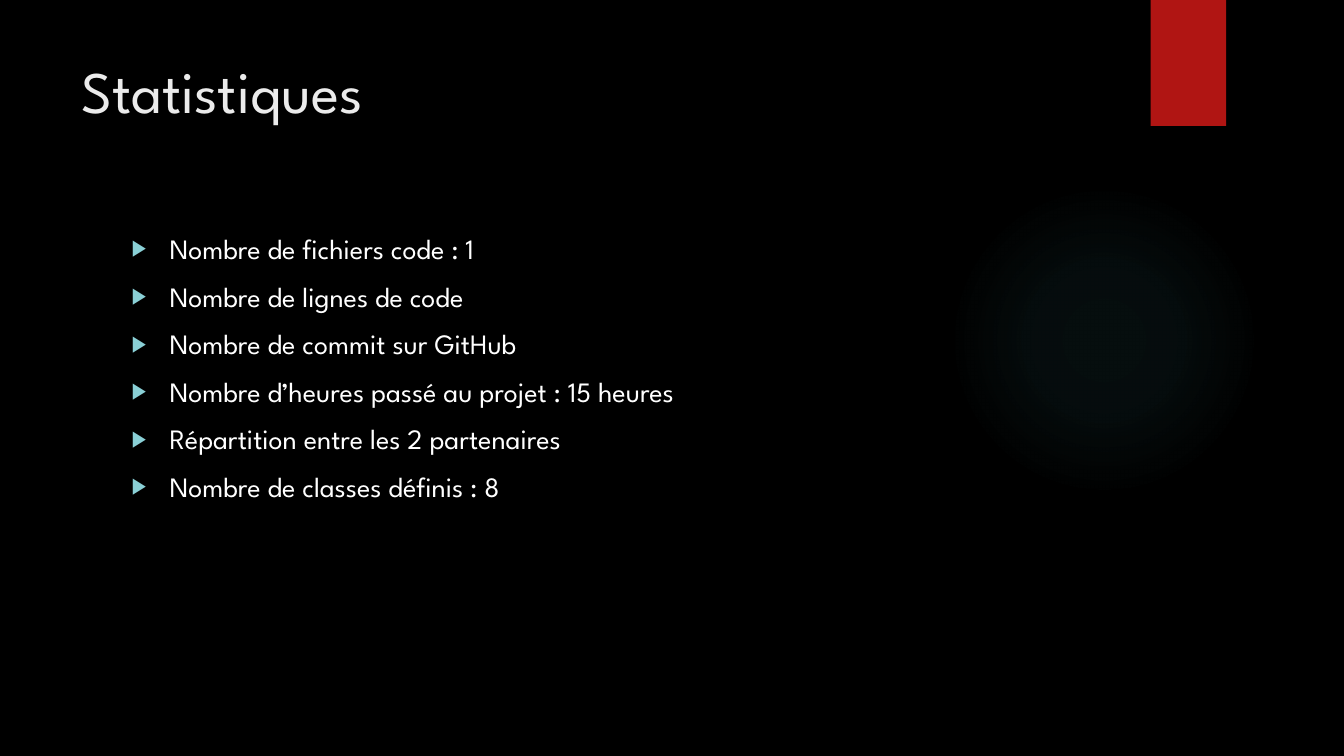
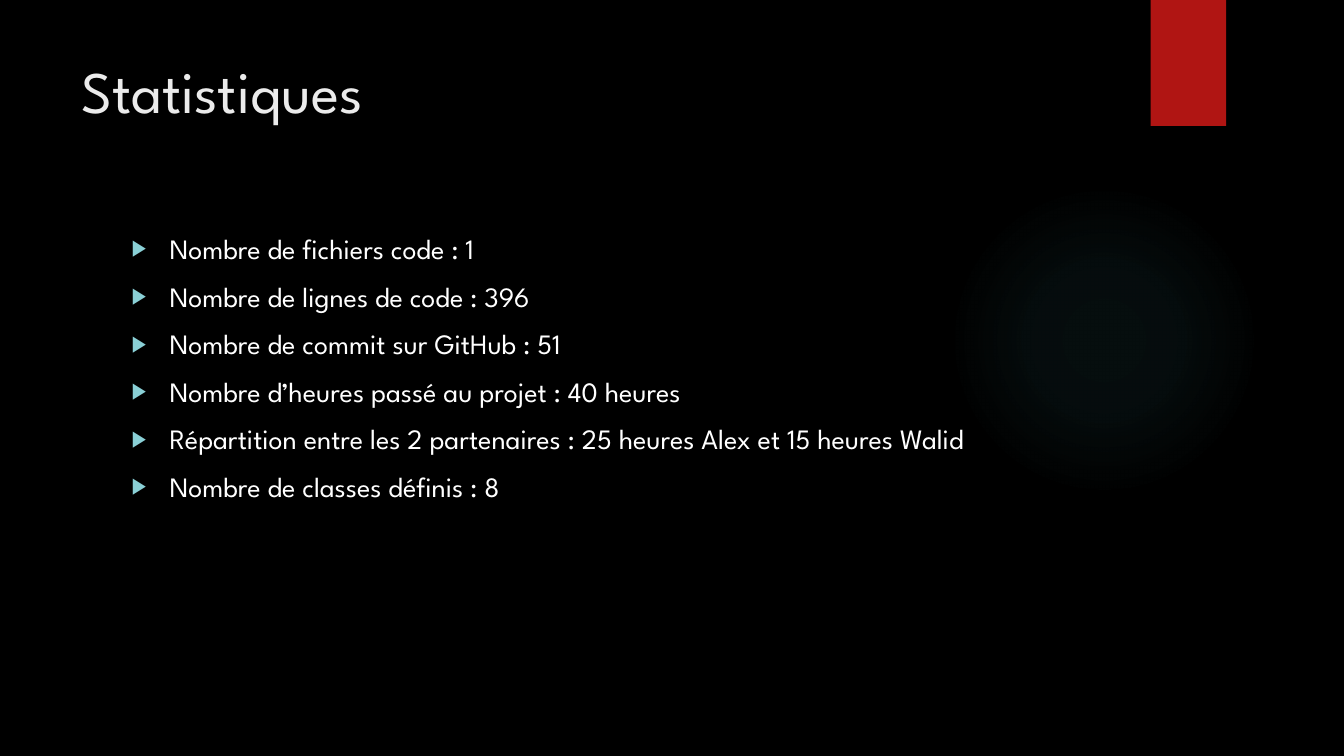
Before and after one commit to Bugnon/oc-2021, a slide deck: slide 4 of src/projet/projet3/Powerpoint_pacman.pptx. Drawn at 1344x756 pixels with LibreOffice and Linux fonts; fonts in the diff are those of the drawing; background and template pictures are left out. Boxes give left, top, right and bottom in pixels: in the first picture for what was removed or moved away, otherwise in the second. Text is boxed around its words. In the diff, an @@ line names an element or a change of style, - is before the commit and + after.

```diff
--- a/src/projet/projet3/Powerpoint_pacman.pptx
+++ b/src/projet/projet3/Powerpoint_pacman.pptx
@@ text at [170, 287, 964, 455]: text changed @@
-▶ Nombre de lignes de code
-▶ Nombre de commit sur GitHub
-▶ Nombre d’heures passé au projet : 15 heures
-▶ Répartition entre les 2 partenaires
+▶ Nombre de lignes de code : 396
+▶ Nombre de commit sur GitHub : 51
+▶ Nombre d’heures passé au projet : 40 heures
+▶ Répartition entre les 2 partenaires : 25 heures Alex et 15 heures Walid
```
Also in this commit, not shown: 9 other slides changed, 2 slides added, 2 slides removed, 5 other files.
